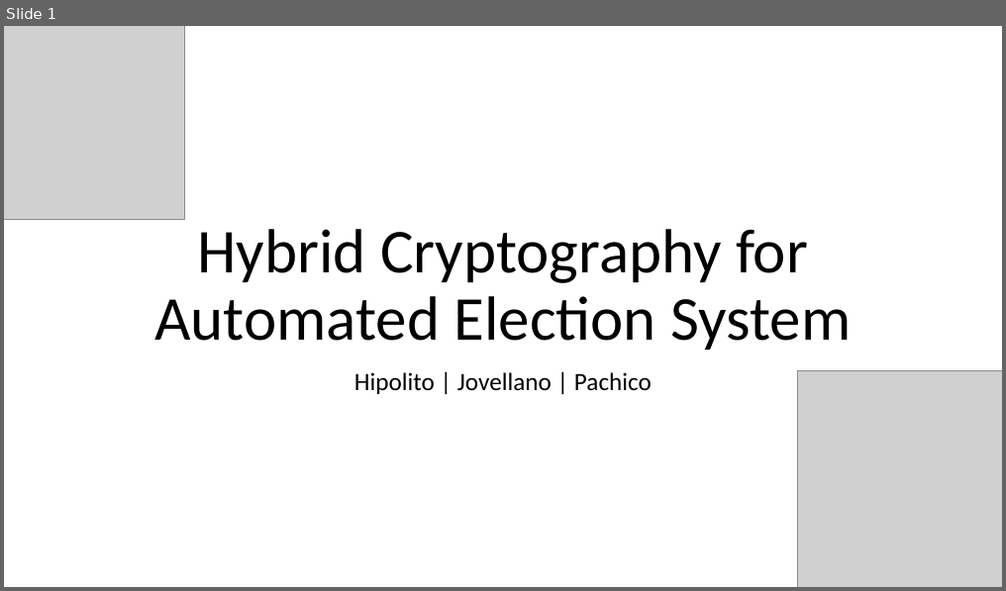
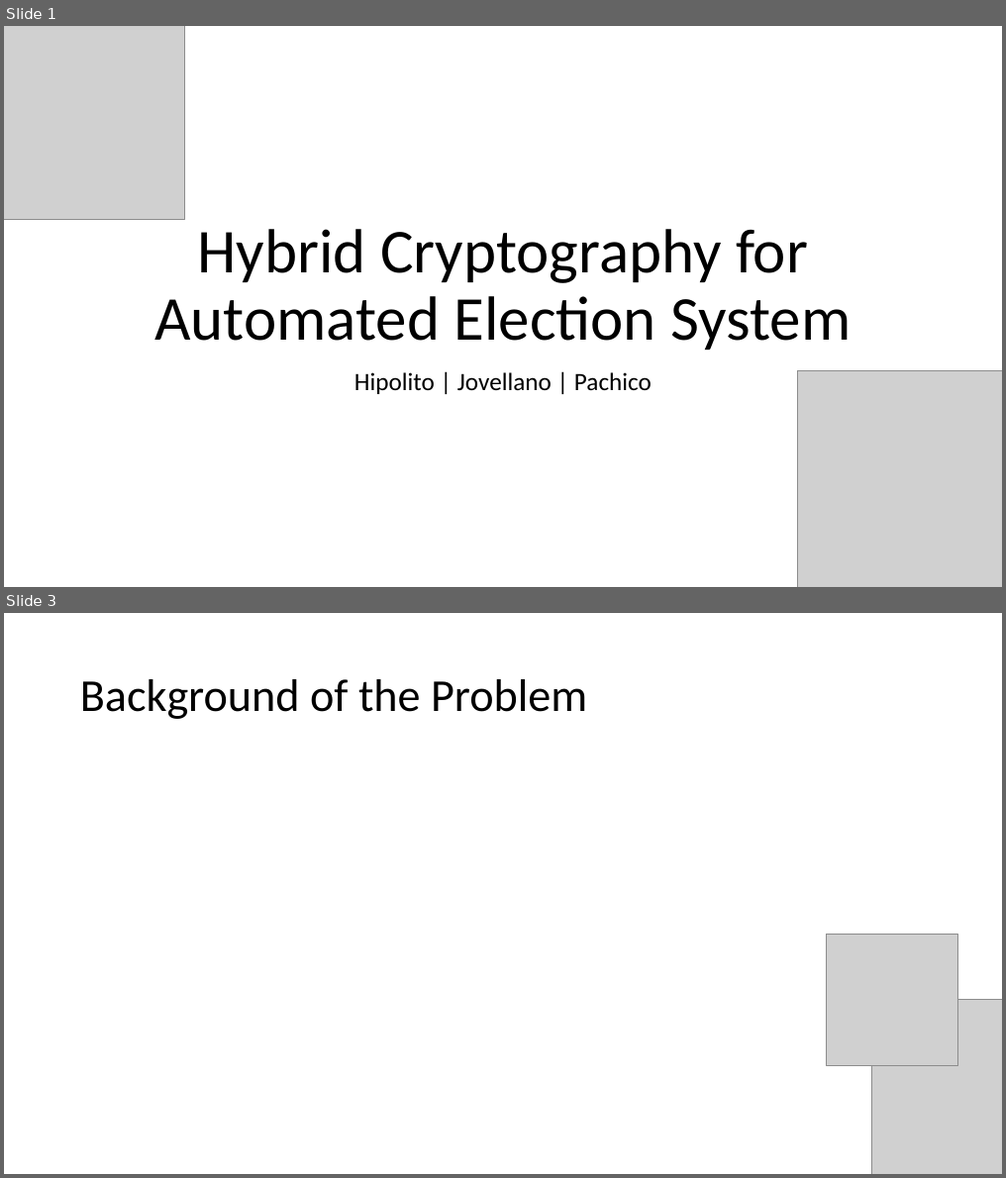
Before and after one commit to seans888/Project---Automate-Election, a slide deck: Documentation/Research Paper/CSPROJ Presentation.pptx. Shown one above the other, each under a label of ours: slide 1 before the commit, slides 1 and 3 after it; the slides between them are not shown. The pictures are 1006x591 and 1006x1178 pixels, drawn with LibreOffice and Linux fonts; fonts in the diff are those of the drawing; grey boxes stand for pictures. Boxes give left, top, right and bottom in pixels: in the first picture for what was removed or moved away, otherwise in the second. Text is boxed around its words. In the diff, an @@ line names an element or a change of style, - is before the commit and + after.

```diff
--- a/Documentation/Research Paper/CSPROJ Presentation.pptx
+++ b/Documentation/Research Paper/CSPROJ Presentation.pptx
@@ slide 3 added at (4, 613, 1002, 1174), background #FFFFFF @@
@@ title added at (80, 679, 587, 719), 44 pt, text #000000 @@
+Background of the Problem
@@ picture added at (827, 934, 958, 1065) @@
@@ picture added at (871, 1000, 1002, 1174) @@
```
Also in this commit, not shown: 2 slides changed, 7 other slides added, 2 other files.
